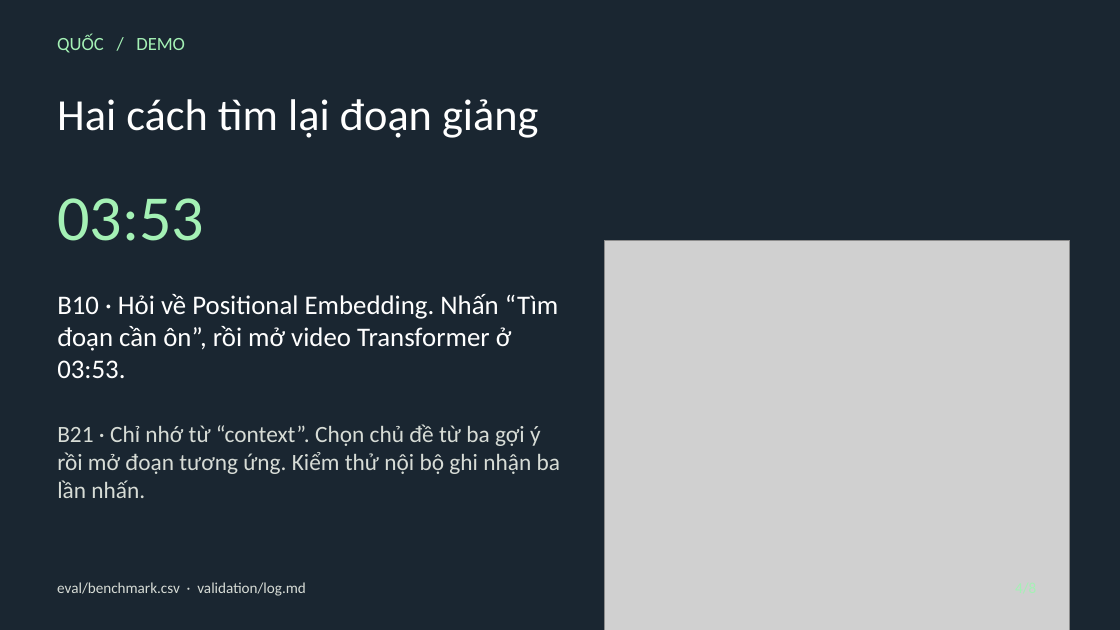
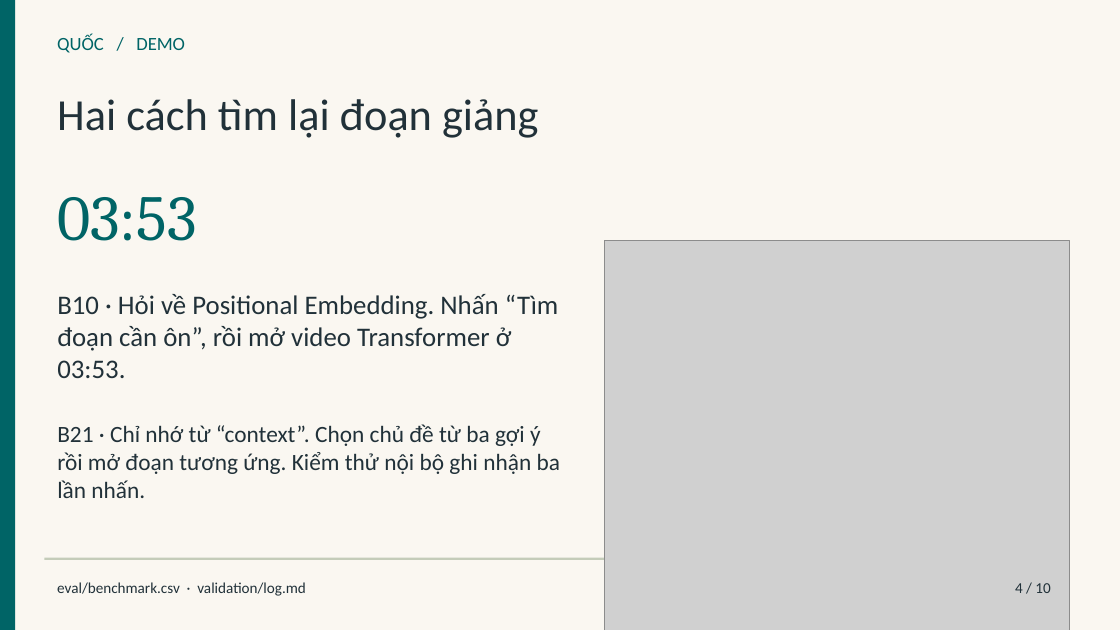
Before and after one commit to Quoosc/K5-Day15-L3B-Day-dut-noi-dau, a slide deck: slide 4 of slides/demo-slides.pptx. Drawn at 1120x630 pixels with LibreOffice and Linux fonts; fonts in the diff are those of the drawing; grey boxes stand for pictures. Boxes give left, top, right and bottom in pixels: in the first picture for what was removed or moved away, otherwise in the second. Text is boxed around its words. In the diff, an @@ line names an element or a change of style, - is before the commit and + after.

Commit message:
Refresh demo presentation and add evaluation and workflow evidence

```diff
--- a/slides/demo-slides.pptx
+++ b/slides/demo-slides.pptx
@@ background #1A2631 to #FAF7F1 @@
@@ rectangle added at <box>0,0,15,630</box>, fill #006466 @@
@@ text "QUỐC / DEMO" at <box>57,35,185,53</box>: text colour #A4F1B5 to #006466 @@
@@ text "Hai cách tìm lại đoạn ..." at <box>57,99,538,138</box>: text colour #FFFFFF to #213139 @@
@@ text "03:53" at <box>57,197,197,241</box>: font Calibri to Cambria, text colour #A4F1B5 to #006466 @@
@@ text "B10 · Hỏi về Positional ..." at <box>57,294,559,378</box>: text colour #FFFFFF to #213139 @@
@@ text "B21 · Chỉ nhớ từ ..." at <box>57,424,560,498</box>: text colour #D7DCD6 to #213139 @@
@@ rectangle added at <box>45,558,1070,560</box>, fill #C4CCB9 @@
@@ text "eval/benchmark.csv · validation/log.md" at <box>57,582,306,596</box>: text colour #D7DCD6 to #213139 @@
@@ text added at <box>1015,583,1050,593</box>, 13 pt, text #213139 @@
+4 / 10
```
Also in this commit, not shown: 7 other slides changed, 2 slides added, 1 other file.
